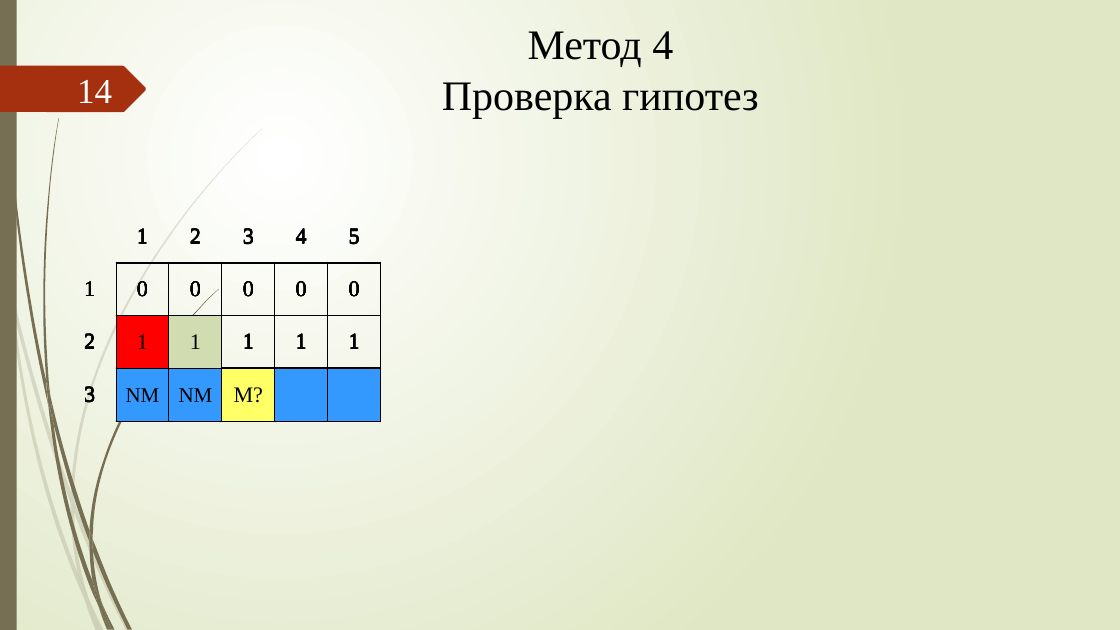
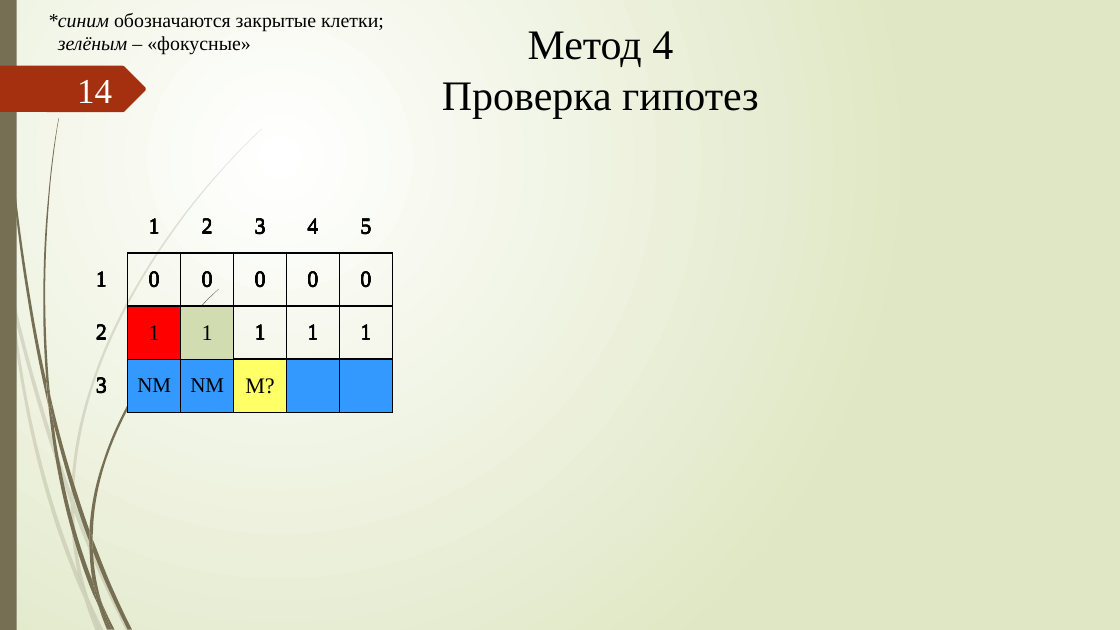
Before and after one commit to xex238/Diploma_2022, a slide deck: slide 14 of docs/Отчёты/ВКР/Новицкий_МПИ-20-4-2_ВКР_Презентация (v. 2.0).pptx. Drawn at 1120x630 pixels with LibreOffice and Linux fonts; fonts in the diff are those of the drawing; grey boxes stand for pictures. Boxes give left, top, right and bottom in pixels: in the first picture for what was removed or moved away, otherwise in the second. Text is boxed around its words. In the diff, an @@ line names an element or a change of style, - is before the commit and + after.

```diff
--- a/docs/Отчёты/ВКР/Новицкий_МПИ-20-4-2_ВКР_Презентация (v. 2.0).pptx
+++ b/docs/Отчёты/ВКР/Новицкий_МПИ-20-4-2_ВКР_Презентация (v. 2.0).pptx
@@ text added at (48, 13, 384, 55), 17 pt, text #000000 @@
+*синим обозначаются закрытые клетки;
+зелёным – «фокусные»
@@ 5 tables: place and size @@
-5 tables at (63, 209, 381, 422)
+5 tables at (75, 200, 392, 413)
```
Also in this commit, not shown: 8 other slides changed, 2 slides added, 16 other files.
